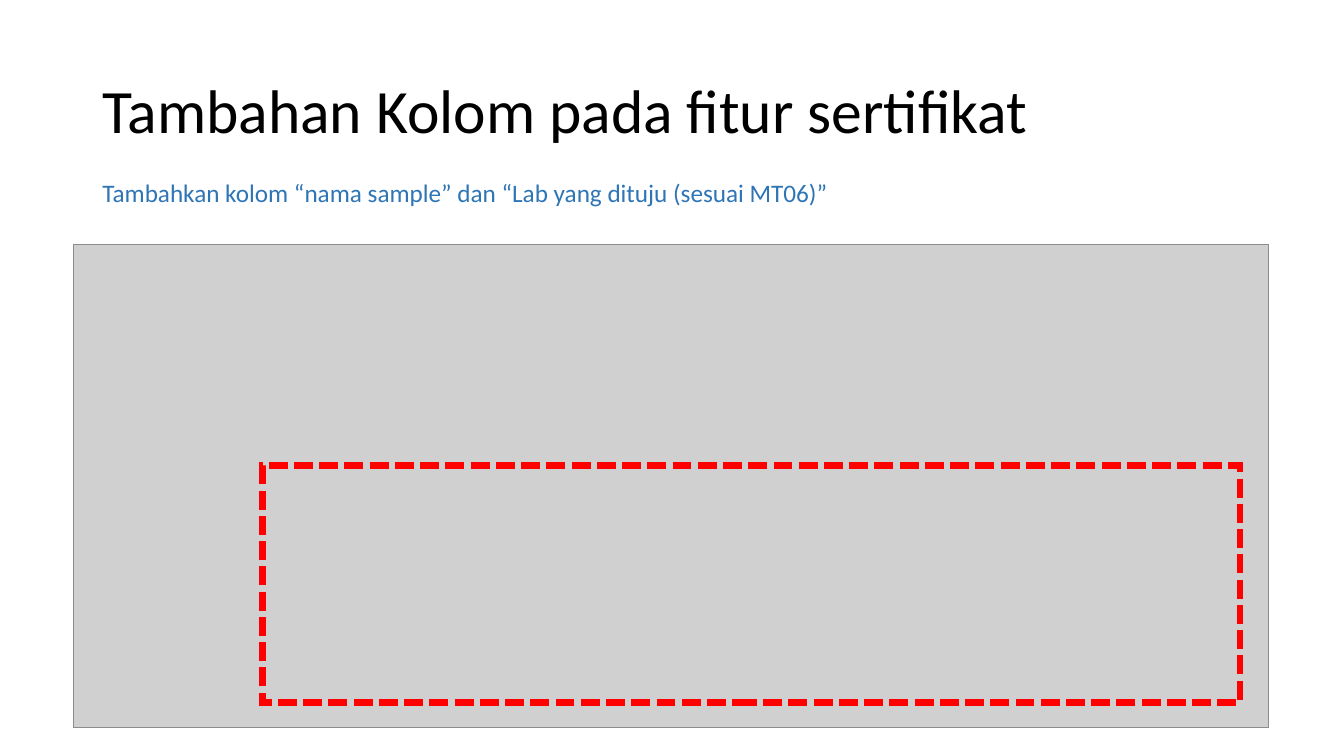
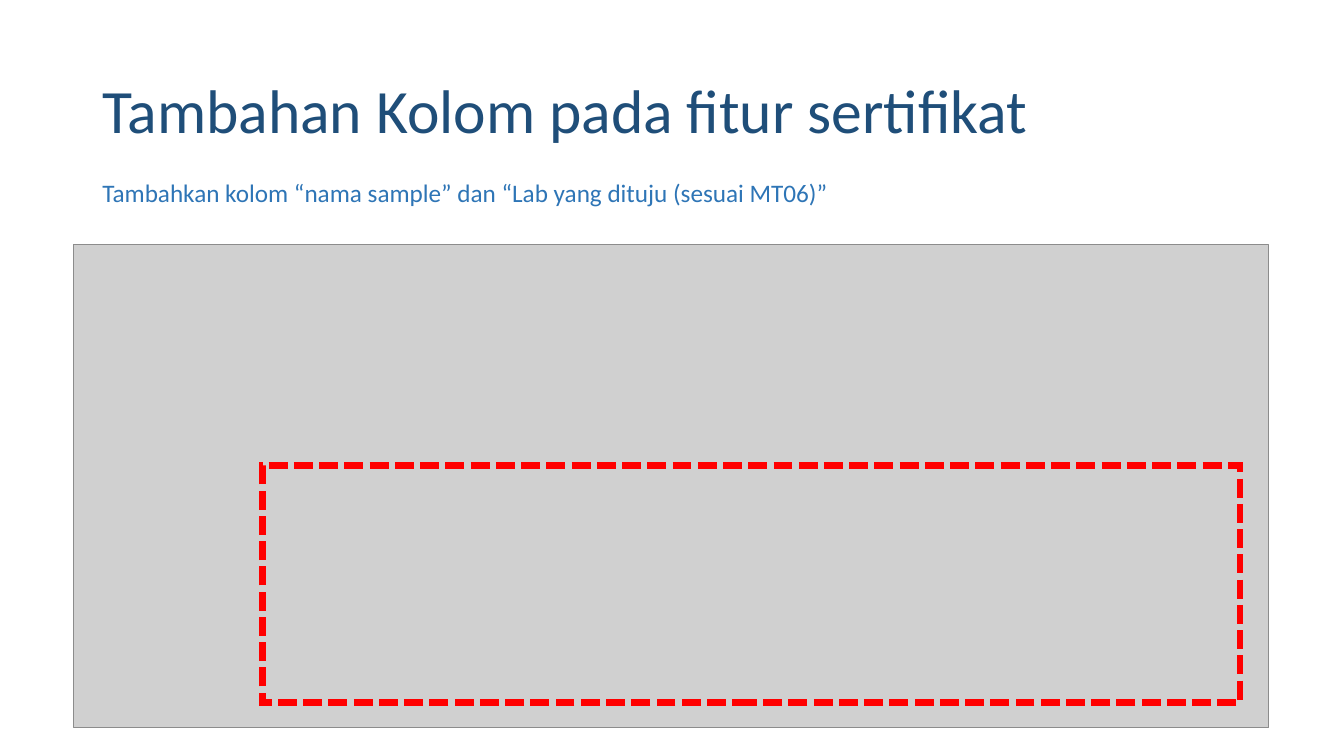
Before and after one commit to marklong0304/ebbpmsoh, a slide deck: slide 10 of Dokumentasi/rev/Revisi 3b lanjutan.pptx. Drawn at 1344x756 pixels with LibreOffice and Linux fonts; fonts in the diff are those of the drawing; grey boxes stand for pictures. Boxes give left, top, right and bottom in pixels: in the first picture for what was removed or moved away, otherwise in the second. Text is boxed around its words. In the diff, an @@ line names an element or a change of style, - is before the commit and + after.

```diff
--- a/Dokumentasi/rev/Revisi 3b lanjutan.pptx
+++ b/Dokumentasi/rev/Revisi 3b lanjutan.pptx
@@ title "Tambahan Kolom pada fitur sertifikat" at <box>102,90,1027,143</box>: text colour #000000 to #1F4E79 @@
```
Also in this commit, not shown: 6 other slides changed, 16 other files.
